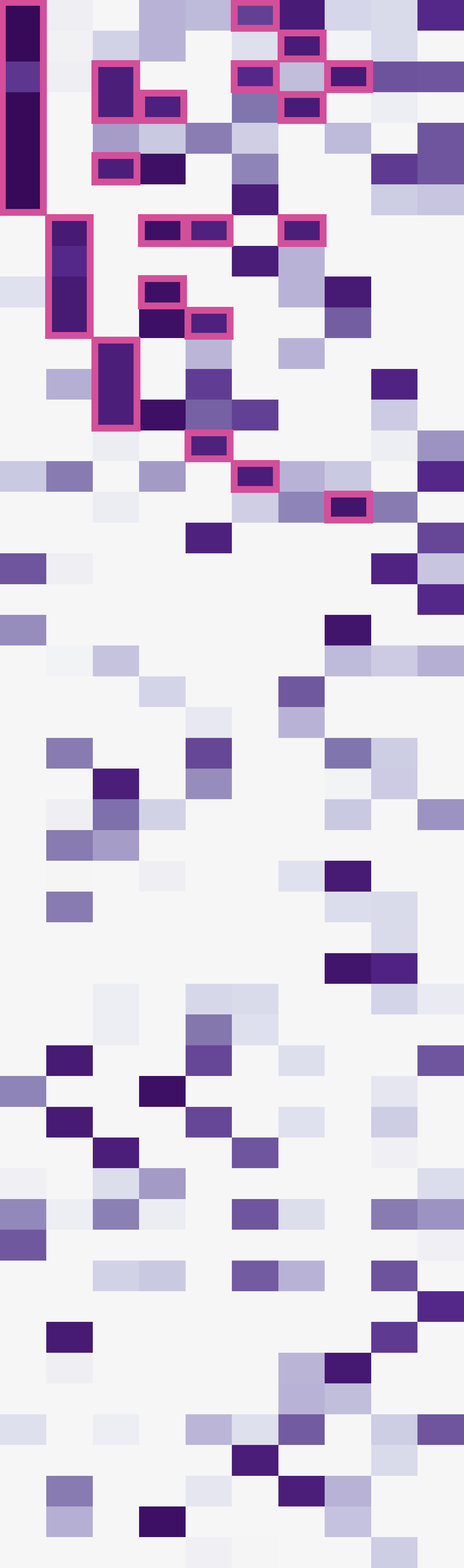
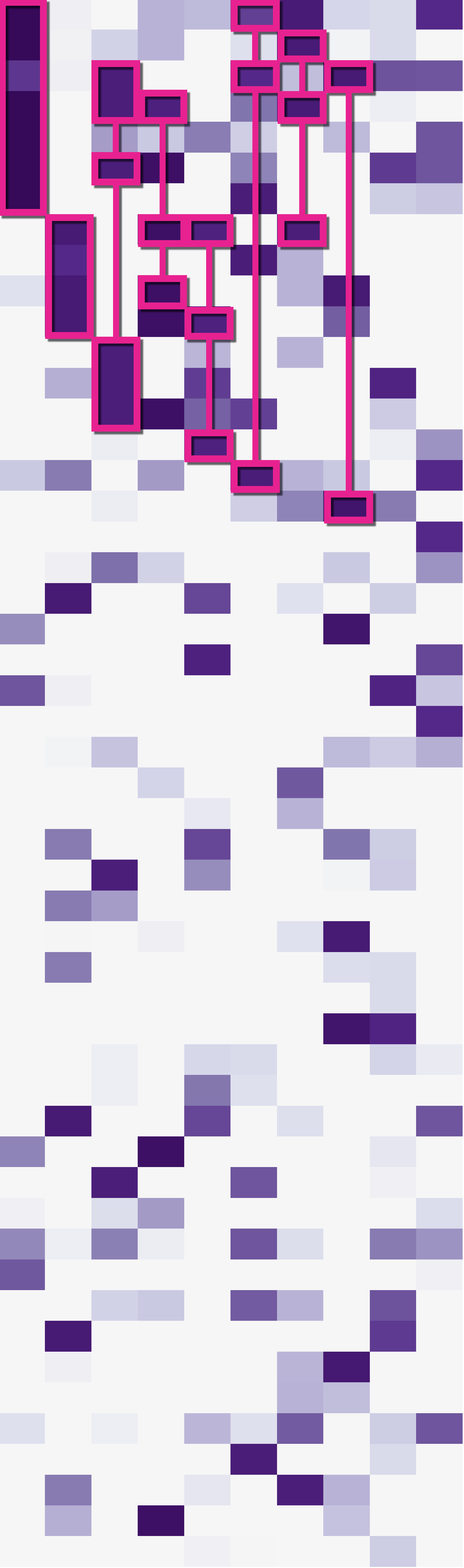
The second 464×1568 image is a revision of the first. Changes to its layers:
added group "Group 1" with 30 layers above "Layer 1" over [0, 0, 373, 524]
moved "Rectangle 7 copy 12" into group "Group 1", painted on it over [323, 490, 373, 524]
moved "Rectangle 7 copy 11" into group "Group 1", painted on it over [323, 60, 373, 93]
moved "Rectangle 7 copy 10" into group "Group 1", painted on it over [277, 214, 327, 247]
moved "Rectangle 7 copy 9" into group "Group 1", painted on it over [277, 91, 327, 124]
moved "Rectangle 7 copy 8" into group "Group 1", painted on it over [277, 29, 327, 63]
moved "Rectangle 7 copy 7" into group "Group 1", painted on it over [230, 460, 280, 493]
moved "Rectangle 7 copy 6" into group "Group 1", painted on it over [230, 60, 280, 93]
moved "Rectangle 7 copy 5" into group "Group 1", painted on it over [230, 0, 280, 32]
moved "Rectangle 7 copy 4" into group "Group 1", painted on it over [184, 429, 234, 463]
moved "Rectangle 7 copy 3" into group "Group 1", painted on it over [184, 306, 234, 340]
moved "Rectangle 7 copy 2" into group "Group 1", painted on it over [184, 214, 234, 247]
moved "Rectangle 7 copy" into group "Group 1", painted on it over [138, 89, 188, 124]
moved "Rectangle 7" into group "Group 1", painted on it over [137, 275, 187, 310]
moved "Rectangle 6" into group "Group 1", painted on it over [137, 214, 188, 247]
moved "Rectangle 5" into group "Group 1", painted on it over [91, 152, 141, 186]
moved "Rectangle 4" into group "Group 1", painted on it over [91, 60, 141, 124]
moved "Rectangle 3" into group "Group 1", painted on it over [91, 336, 141, 432]
moved "w1" into group "Group 1", painted on it over [45, 214, 94, 339]
moved "w0" into group "Group 1", painted on it over [0, 0, 47, 216]
added layer "Shape 1 copy 10" in group "Group 1" over [347, 89, 350, 496]
added layer "Shape 1 copy 7" in group "Group 1" over [253, 89, 257, 465]
renamed "Layer 0" to "Layer 1", painted on it over [0, 0, 464, 1568]
…and 9 more changes (9 added)
